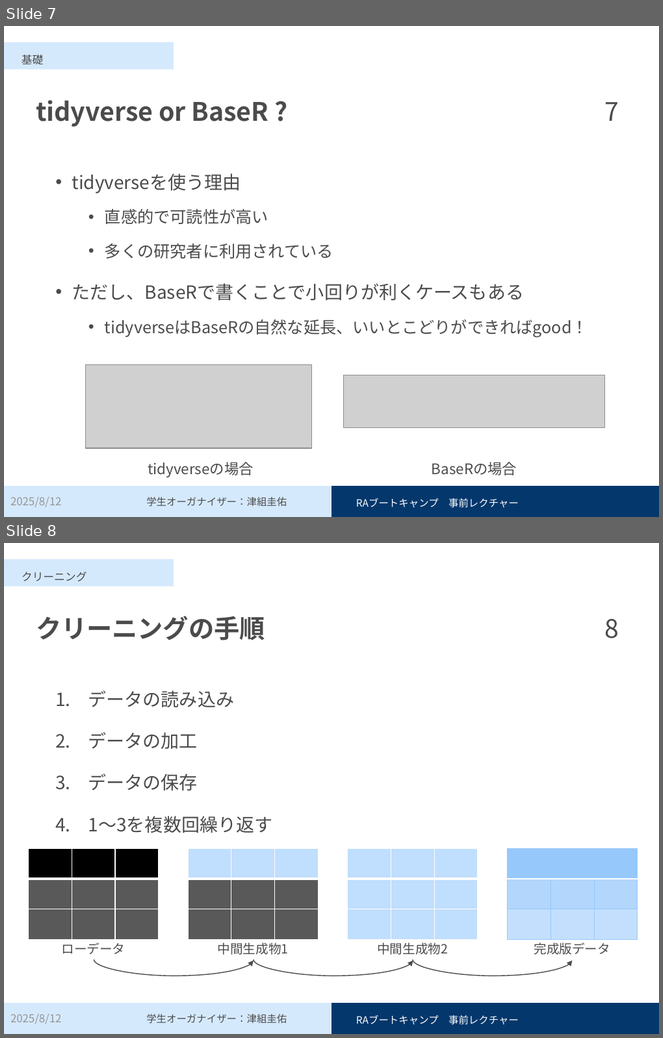
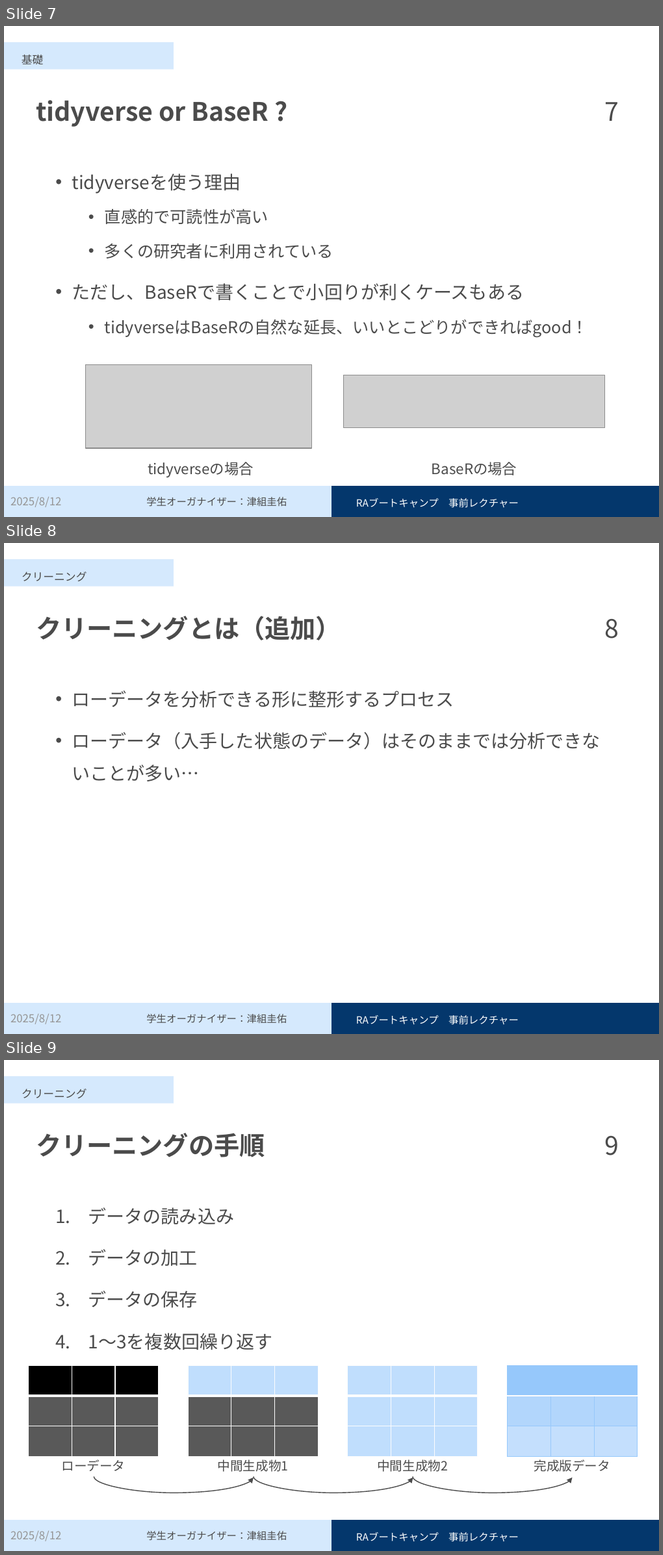
Before and after one commit to Keisuke-Tsugumi/pre-lecture, a slide deck: 事前レクチャー_スライド.pptx. Shown one above the other, each under a label of ours: slides 7 and 8 before the commit, slides 7, 8 and 9 after it. The pictures are 663x1038 and 663x1555 pixels, drawn with LibreOffice and Linux fonts; fonts in the diff are those of the drawing; grey boxes stand for pictures. Boxes give left, top, right and bottom in pixels: in the first picture for what was removed or moved away, otherwise in the second. Text is boxed around its words. In the diff, an @@ line names an element or a change of style, - is before the commit and + after.

Commit message:
紹介する関数を追加した

```diff
--- a/事前レクチャー_スライド.pptx
+++ b/事前レクチャー_スライド.pptx
@@ slide 8 added at (4, 543, 659, 1034), background #FFFFFF; not listed: 4 template elements that a slide beside it also shows @@
@@ text added at (22, 572, 87, 581), 12 pt, text #4B4B4B @@
+クリーニング
@@ title added at (36, 616, 341, 641), 28 pt, text #4B4B4B, bold @@
+クリーニングとは（追加）
@@ page number added at (605, 619, 620, 639), 28 pt, text #4B4B4B @@
+8
@@ text added at (72, 691, 601, 782), 20 pt, text #4B4B4B @@
+• ローデータを分析できる形に整形するプロセス
+• ローデータ（入手した状態のデータ）はそのままでは分析できないことが多い…
@@ text added at (10, 1014, 61, 1025), 12 pt, text #969696 @@
+2025/8/12
@@ text added at (356, 1016, 519, 1025), 11 pt, text #FDFDFD @@
+RAブートキャンプ 事前レクチャー
@@ what was slide 8 is now slide 9 @@
@@ page number at (605, 1136, 620, 1156): text changed @@
-8
+9
```
Also in this commit, not shown: 1 slide changed, 1 other file.
